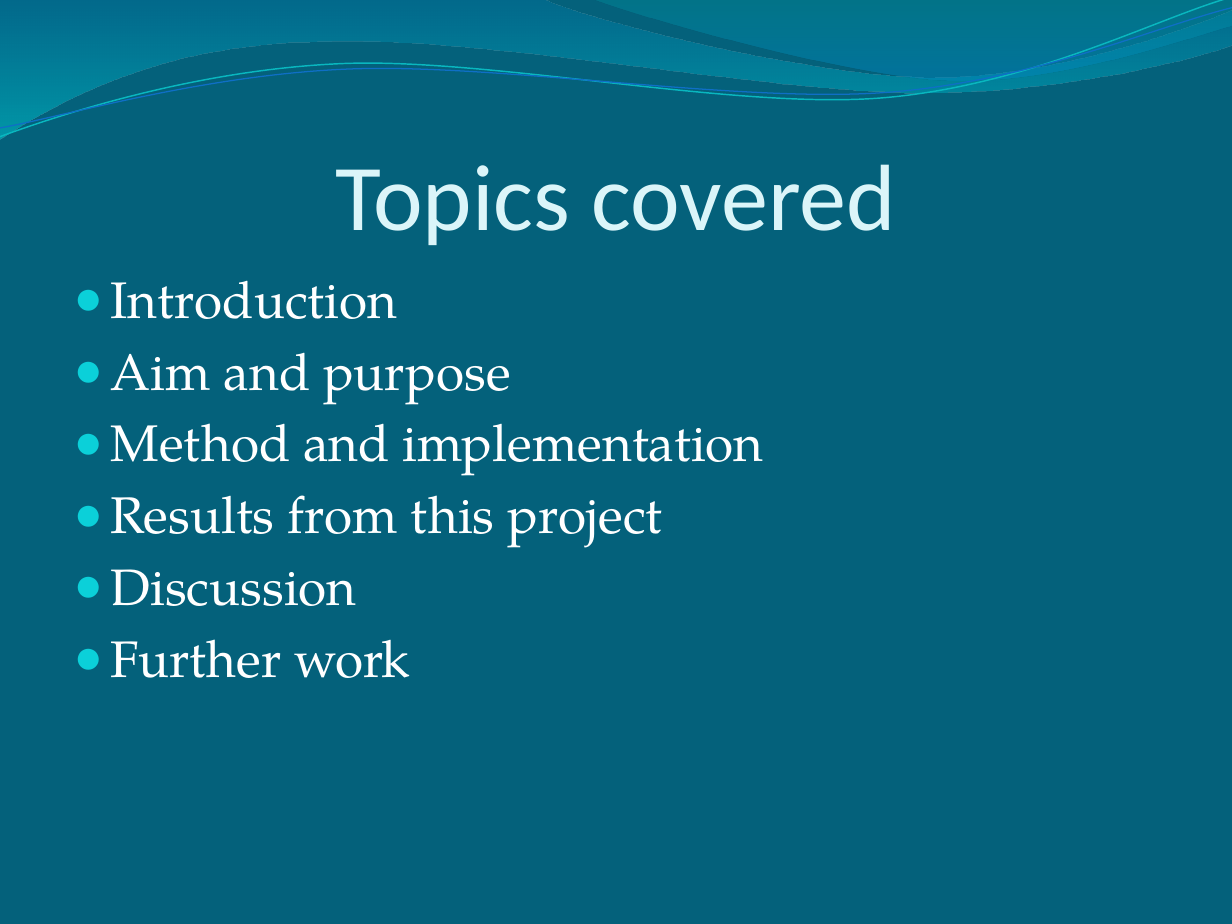
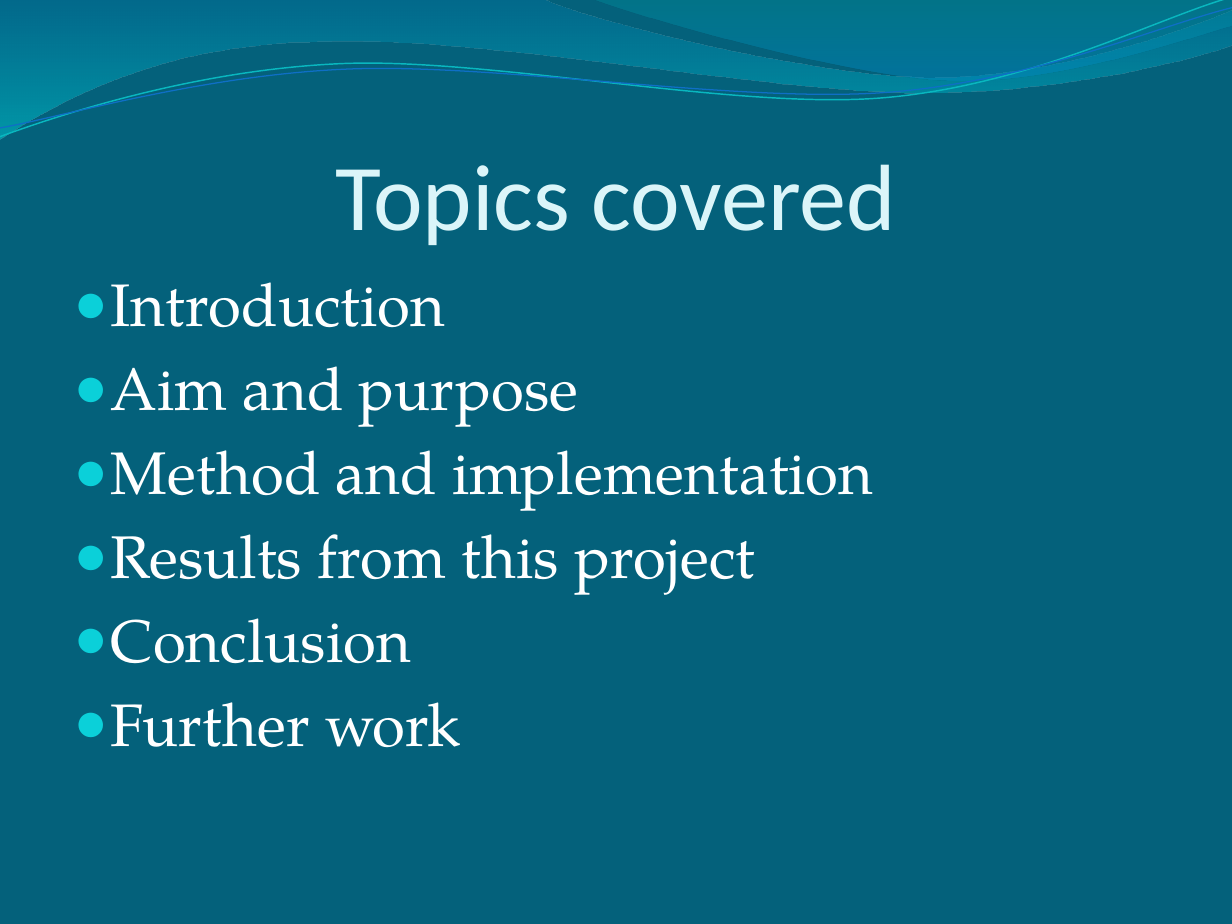
Before and after one commit to Pontus92/JAMP, a slide deck: slide 2 of PowerPoint/Easy Speech.pptx. Drawn at 1232x924 pixels with LibreOffice and Linux fonts; fonts in the diff are those of the drawing. Boxes give left, top, right and bottom in pixels: in the first picture for what was removed or moved away, otherwise in the second. Text is boxed around its words. In the diff, an @@ line names an element or a change of style, - is before the commit and + after.

```diff
--- a/PowerPoint/Easy Speech.pptx
+++ b/PowerPoint/Easy Speech.pptx
@@ text at box(111, 282, 873, 747): size 30 to 35 pt in "Introduction", "Aim and purpose", "Method and implementation", "Results from this project" and 1 more places; more space between paragraphs @@
@@ text at box(111, 618, 411, 664): text changed; size 30 to 35 pt @@
-● Discussion
+● Conclusion
```
Also in this commit, not shown: 4 other slides changed, 12 slides added, 2 slides removed, 1 other file.
